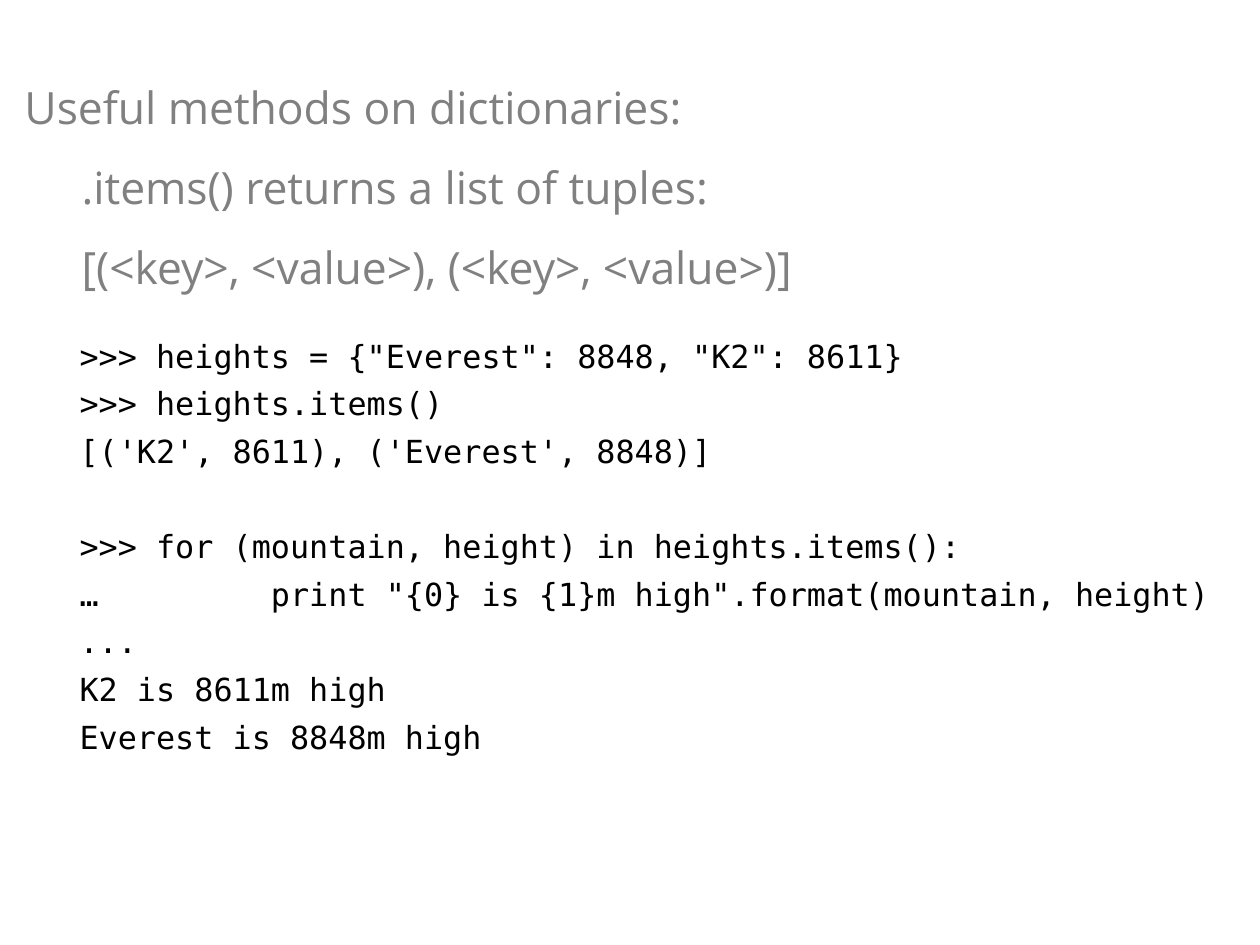
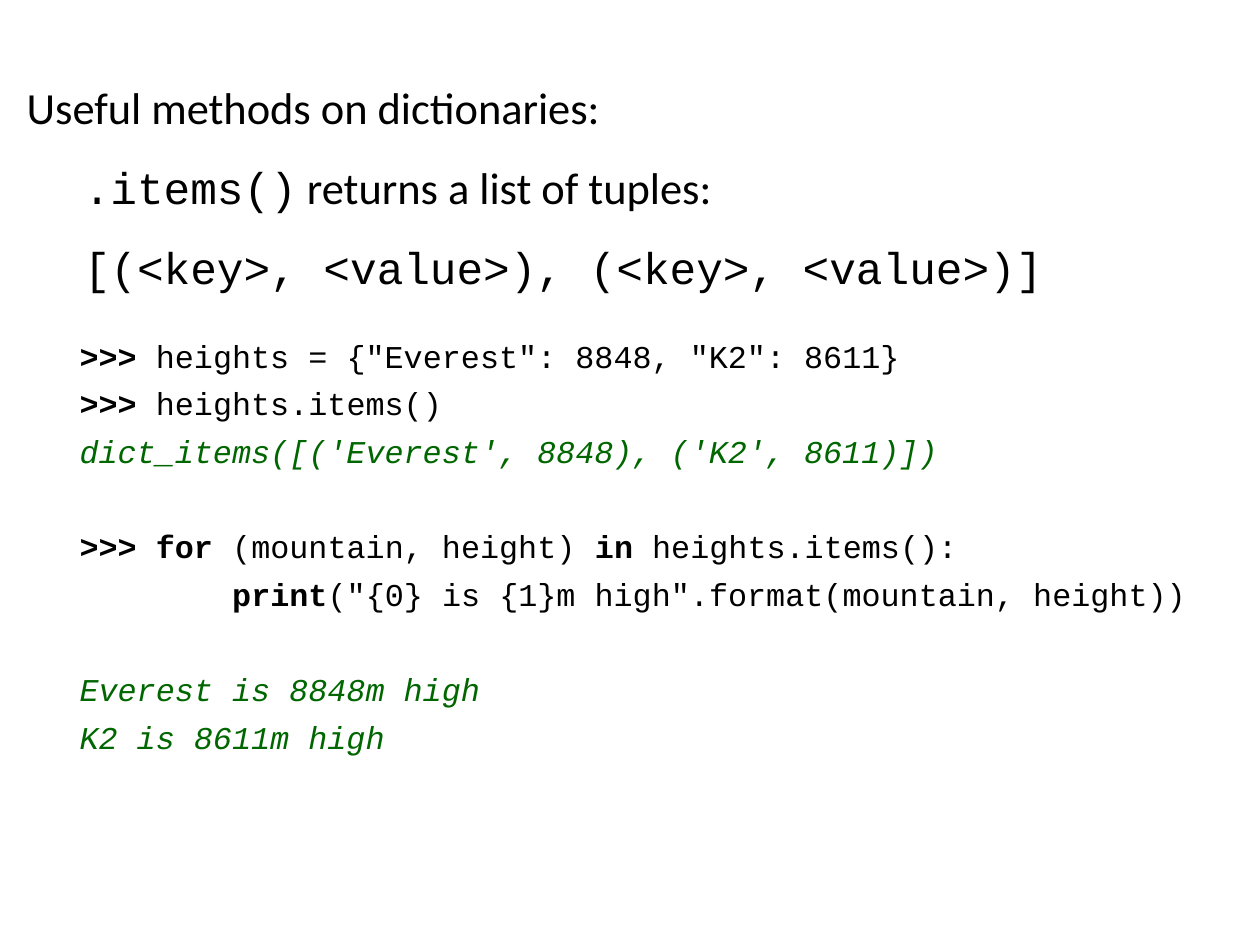
Before and after one commit to ncasuk/ncas-isc, a slide deck: slide 31 of python/presentations/learning_python/19_ceda-dict.ppt. Drawn at 1260x945 pixels with LibreOffice and Linux fonts; fonts in the diff are those of the drawing; background and template pictures are left out. Boxes give left, top, right and bottom in pixels: in the first picture for what was removed or moved away, otherwise in the second. Text is boxed around its words. In the diff, an @@ line names an element or a change of style, - is before the commit and + after.

```diff
--- a/python/presentations/learning_python/19_ceda-dict.ppt
+++ b/python/presentations/learning_python/19_ceda-dict.ppt
@@ text "Useful methods on dictionaries:" at [27, 93, 1043, 294]: font Open Sans to Calibri in "Useful methods on dictionaries:", "returns a list of tuples:"; text colour #808080 to #000000; font Open Sans to Courier New in ".items()", "[(<key>, <value>), (<key>, <value>)]" @@
@@ text at [80, 345, 957, 756]: font DejaVu Sans Mono to Courier New in ">>> heights = {"Everest": 8848, "K2": 8611}", ">>> heights.items()", ">>> for (mountain, height) in heights.items():", "K2 is 8611m high"; bold on in ">>>", ">>>", ">>> for in"; text colour #000000 to #006600, italic on in "K2 is 8611m high" @@
@@ text at [80, 440, 937, 470]: text changed; font DejaVu Sans Mono to Courier New; text colour #000000 to #006600; italic on @@
-[('K2', 8611), ('Everest', 8848)]
+dict_items([('Everest', 8848), ('K2', 8611)])
@@ text at [80, 583, 1186, 708]: text changed; font DejaVu Sans Mono to Courier New @@
-… print "{0} is {1}m high".format(mountain, height)
-...
+print("{0} is {1}m high".format(mountain, height))
+Everest is 8848m high
@@ text at [80, 725, 482, 756]: paragraph removed @@
-Everest is 8848m high
```
Also in this commit, not shown: 29 other slides changed, 1 slide added, 1 slide removed, 3 other files.
